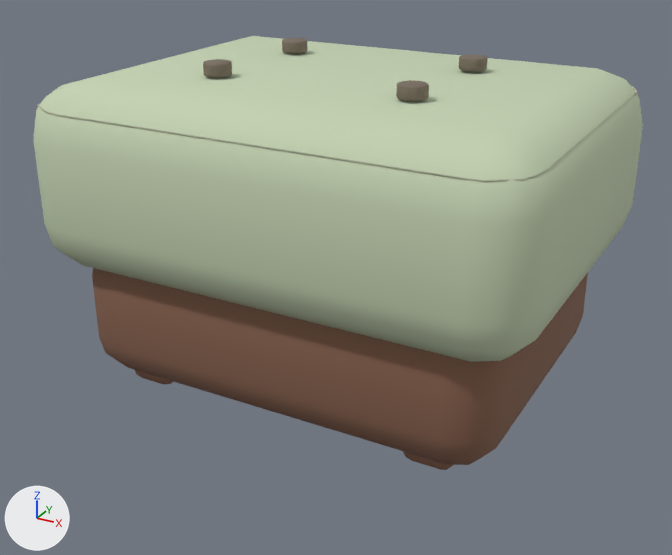
Before and after pictures for a commit that changed the glTF model public/models/furniture/ottoman.glb.
Both versions are drawn from a 50 mm camera at (0.543, -1.014, 0.633) aimed at (0.003, -0.033, 0.142). The lights are fixed; the arrows at lower left show +X, +Y and +Z. The picture after the commit comes second. Vertices at exactly the same position are counted once.

In view in the first picture: 'ottoman'.
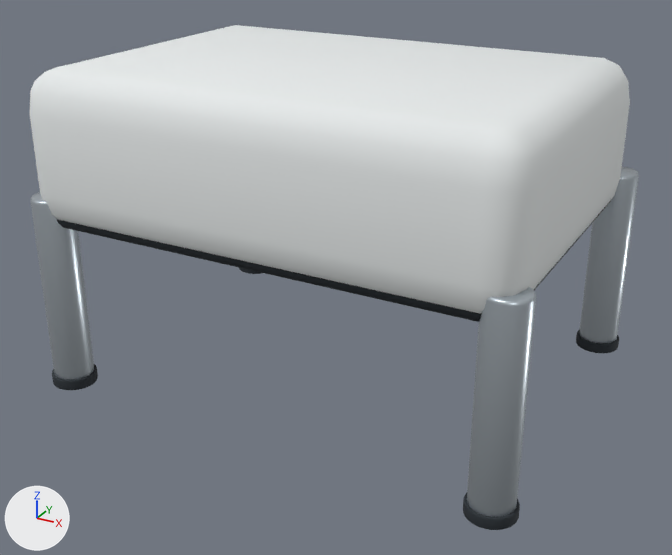
Pixel boxes (x1, y1, x2, y2) of what changed, in the pictures (672 x 555 px):
'ottoman', recoloured, reshaped (16% taller)
    before: (34, 36, 643, 470)
    after: (30, 25, 639, 530)
part 1 of me_cube_038, rebuilt (not visible afterwards)
    before: (37, 86, 637, 182)
part 2 of me_cube_038, rebuilt (12% shorter)
    before: (34, 36, 643, 362)
    after: (30, 25, 630, 313)
part 3 of me_cube_038, deleted
    before: (135, 38, 488, 470)
part 4 of me_cube_038, cut back
    before: (92, 268, 588, 465)
    after: (31, 167, 639, 530)

What the commit changed:
Material 'upholstery-textured' (mat_upholstery_textured) changes colour from pale green #c5d3b3 to white #e8ecec; in linear values from (0.56, 0.65, 0.45) to (0.81, 0.84, 0.84).
Material 'modern-brushed-aluminum' (mat_modern_brushed_aluminum) is new.
Its base color is (0.54, 0.6, 0.65) (light grey #c2cbd3).
Its metallic is 0.78.
Its roughness is 0.32.
Material 'modern-tailored-welting' (mat_modern_tailored_welting) is new.
Its base color is (0.632, 0.655, 0.655) (light grey #d0d4d4).
Its roughness is 0.98.
Material 'modern-recess-charcoal' (mat_modern_recess_charcoal) is new.
Its base color is (0.018, 0.025, 0.032) (dark grey #242c32).
Its roughness is 0.82.
me_cube_038 is used by ob_ottoman; location (0.0, 0.0, 0.0).
me_cube_038 had 1334 vertices, 2608 faces and spanned x -0.325..0.325, y -0.25..0.25, z 0.0..0.42.
me_cube_038 no longer uses material mat_wood_dark (brown #86614d).
me_cube_038 now has 1920 vertices, 3800 faces and spans x -0.325..0.325, y -0.25..0.25, z 0.0..0.42.
me_cube_038 part 1: the loose piece of 150 vertices spanning x -0.312..0.313, y -0.24..0.24, z 0.371..0.377 is rebuilt with 192 vertices and now spans x -0.294..0.294, y -0.236..0.183, z 0.392..0.398, in mat_modern_tailored_welting (light grey #d0d4d4).
me_cube_038 part 2: the loose piece of 96 vertices spanning x -0.325..0.325, y -0.25..0.25, z 0.165..0.402 is rebuilt with 96 vertices and now spans x -0.311..0.311, y -0.247..0.195, z 0.221..0.42.
me_cube_038 part 3: 12 loose pieces with 992 vertices, spanning x -0.232..0.232, y -0.185..0.183, z 0.0..0.42, are deleted.
me_cube_038 part 4: 96 vertices removed from x -0.284..0.284, y -0.215..0.215, z 0.013..0.202; 1632 vertices added at x -0.325..0.325, y -0.25..0.25, z 0.0..0.3.
me_cube_038 no longer uses material mat_aged_bronze (brown #7c6f61).
me_cube_038 no longer uses material mat_tailored_tone_on_tone_stitch (grey #b5ba9e).
me_cube_038 no longer uses material mat_joinery_aged_brass (brown #ac9365).
me_cube_038 gains material mat_modern_brushed_aluminum (light grey #c2cbd3).
me_cube_038 gains material mat_modern_recess_charcoal (dark grey #242c32).
me_cube_038 gains material mat_modern_tailored_welting (light grey #d0d4d4).
